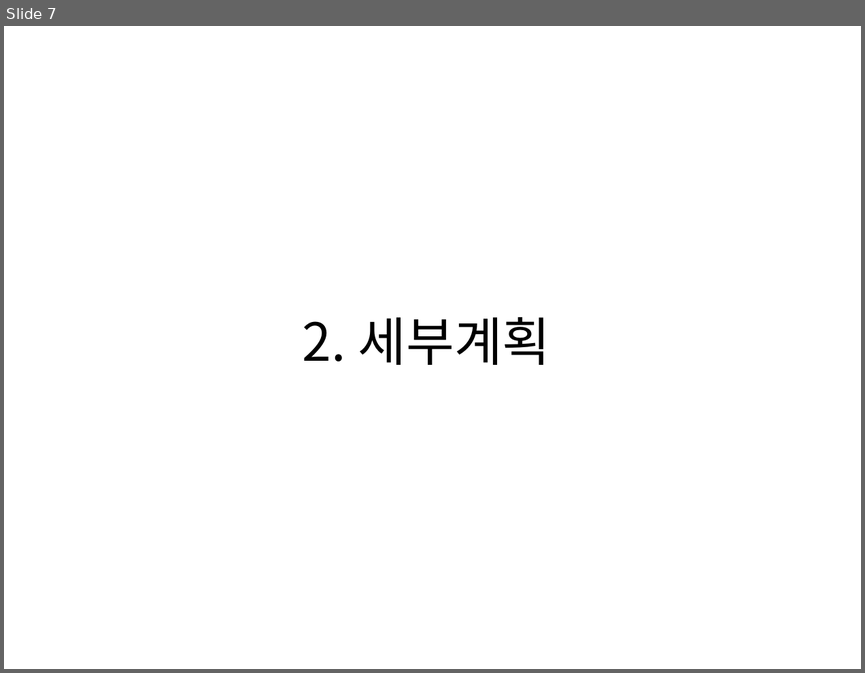
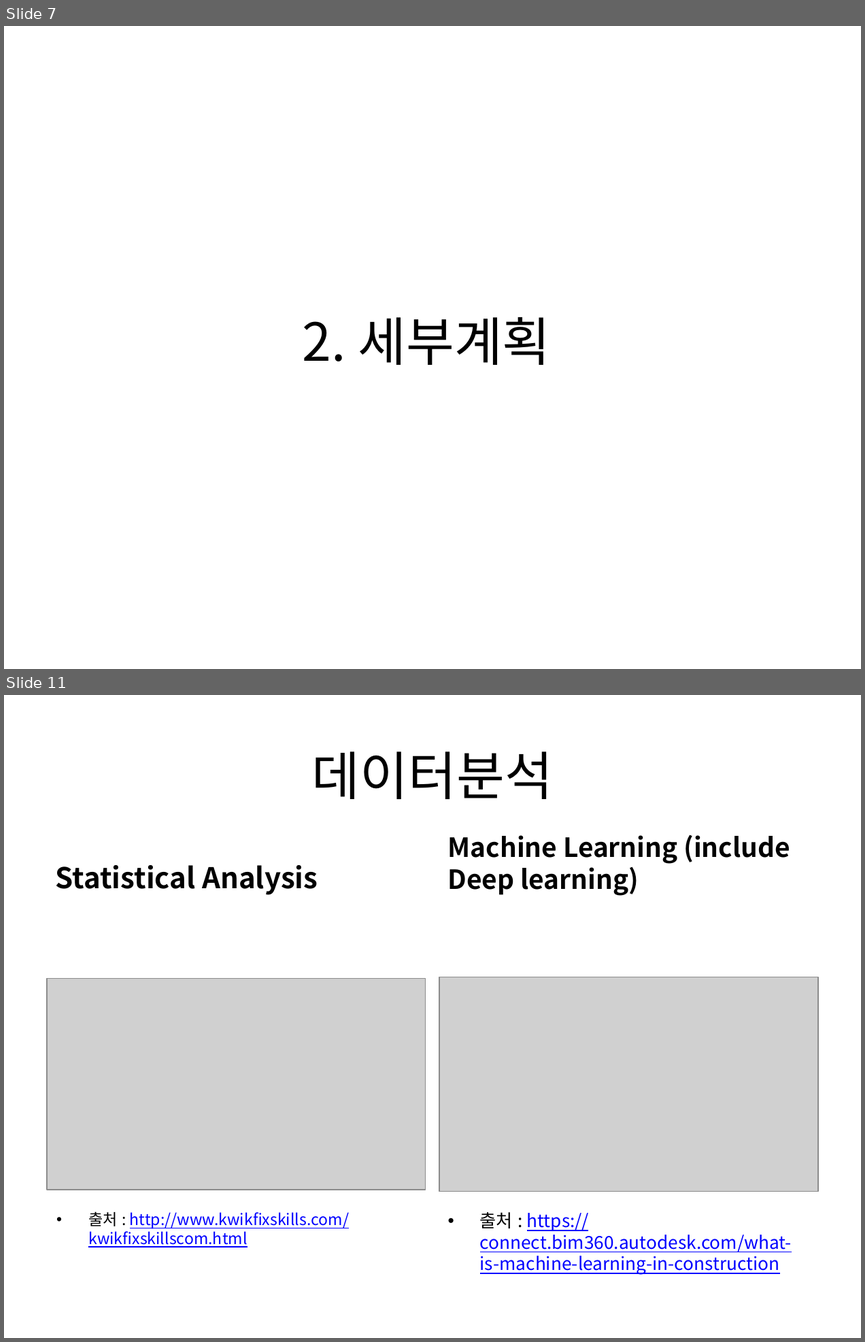
Before and after one commit to hsyliark/Big_Data_Project, a slide deck: 발표/주제발표(1조).pptx. Shown one above the other, each under a label of ours: slide 7 before the commit, slides 7 and 11 after it; the slides between them are not shown. The pictures are 865x673 and 865x1342 pixels, drawn with LibreOffice and Linux fonts; fonts in the diff are those of the drawing; grey boxes stand for pictures. Boxes give left, top, right and bottom in pixels: in the first picture for what was removed or moved away, otherwise in the second. Text is boxed around its words. In the diff, an @@ line names an element or a change of style, - is before the commit and + after.

```diff
--- a/발표/주제발표(1조).pptx
+++ b/발표/주제발표(1조).pptx
@@ slide 11 added at [4,695,861,1338], background #FFFFFF @@
@@ title added at [312,751,553,799], 44 pt, text #000000 @@
+데이터분석
@@ text added at [448,834,789,896], 22.2 pt, text #000000, bold @@
+Machine Learning (include Deep learning)
@@ text added at [56,865,317,895], 24 pt, text #000000, bold @@
+Statistical Analysis
@@ picture added at [47,979,426,1189] @@
@@ picture added at [439,977,818,1191] @@
@@ text added at [88,1211,349,1247], 13.2 pt, text #0000FF, underline @@
+• 출처 : http://www.kwikfixskills.com/kwikfixskillscom.html
@@ text added at [480,1212,791,1274], 15 pt, text #0000FF, underline @@
+• 출처 : https://connect.bim360.autodesk.com/what-is-machine-learning-in-construction
```
Also in this commit, not shown: 3 slides changed, 2 other slides added, 2 other files.
